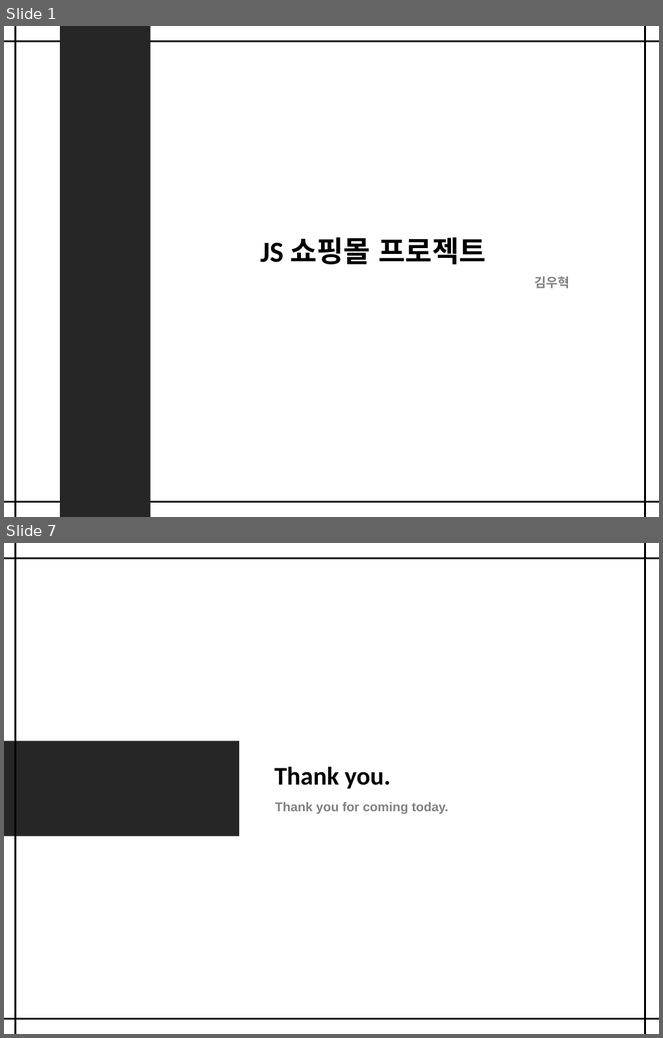
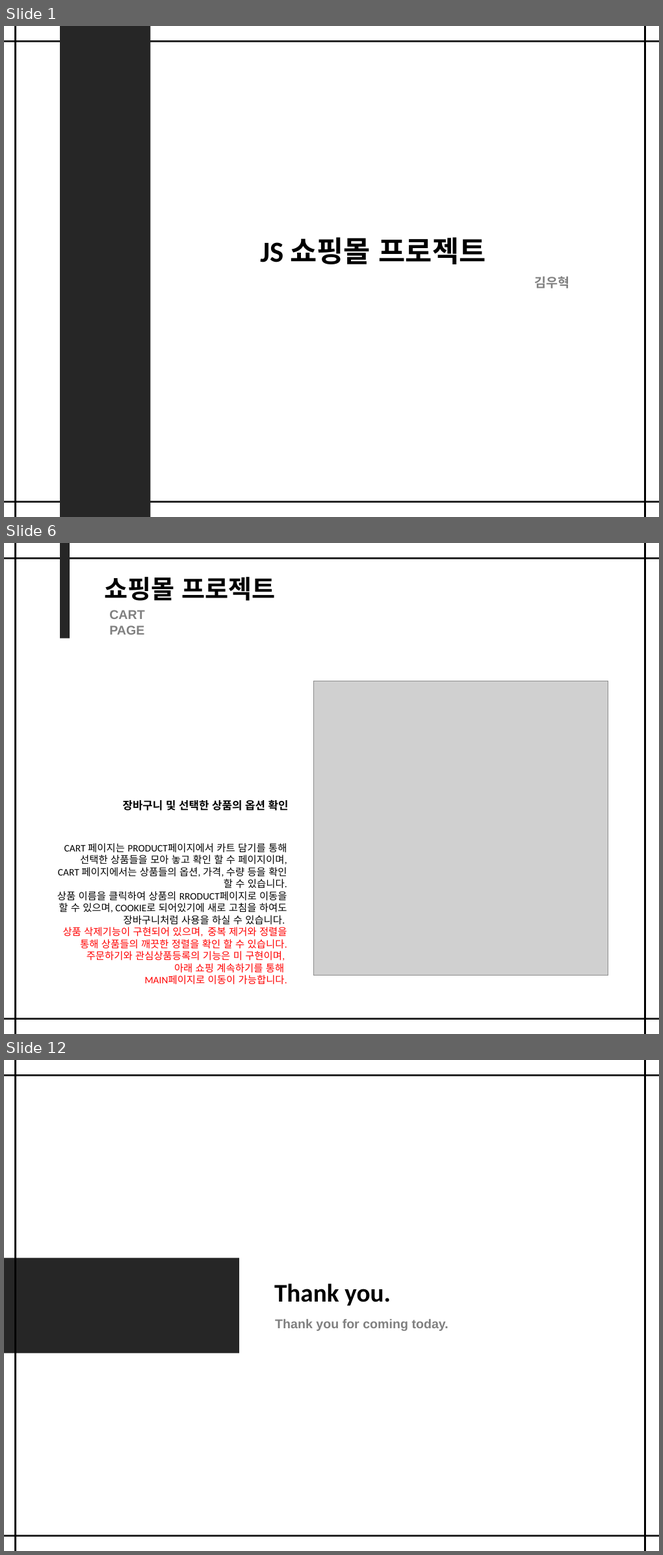
Before and after one commit to woo1038/shop, a slide deck: shop_ppt.pptx. Shown one above the other, each under a label of ours: slides 1 and 7 before the commit, slides 1, 6 and 12 after it; the slides between them are not shown. The pictures are 663x1038 and 663x1555 pixels, drawn with LibreOffice and Linux fonts; fonts in the diff are those of the drawing; grey boxes stand for pictures. Boxes give left, top, right and bottom in pixels: in the first picture for what was removed or moved away, otherwise in the second. Text is boxed around its words. In the diff, an @@ line names an element or a change of style, - is before the commit and + after.

```diff
--- a/shop_ppt.pptx
+++ b/shop_ppt.pptx
@@ slide 6 added at (4,543,659,1034), background #FFFFFF @@
@@ line added from (4, 559) to (659, 559), #262626 2.25 pt @@
@@ line added from (15, 543) to (15, 1034), #000000 2.25 pt @@
@@ rectangle added at (60,543,70,638), fill #262626 @@
@@ line added from (645, 543) to (645, 1034), #000000 2.25 pt @@
@@ text added at (105,577,276,601), 28 pt, text #000000, bold @@
+쇼핑몰 프로젝트
@@ text added at (109,610,144,635), 14 pt, text #808080, bold @@
+CART PAGE
@@ rectangle added at (314,681,608,975), outline #808080 1 pt @@
@@ picture added at (314,681,608,975) @@
@@ text added at (123,800,289,811), 12 pt, text #000000, bold @@
+장바구니 및 선택한 상품의 옵션 확인
@@ text added at (57,843,287,985), 11 pt, text #000000 @@
+CART 페이지는 PRODUCT페이지에서 카트 담기를 통해
+선택한 상품들을 모아 놓고 확인 할 수 페이지이며,
+CART 페이지에서는 상품들의 옵션, 가격, 수량 등을 확인 할 수 있습니다.
+상품 이름을 클릭하여 상품의 RRODUCT페이지로 이동을 할 수 있으며, COOKIE로 되어있기에 새로 고침을 하여도 장바구니처럼 사용을 하실 수 있습니다.
+상품 삭제기능이 구현되어 있으며, 중복 제거와 정렬을 통해 상품들의 깨끗한 정렬을 확인 할 수 있습니다.
+주문하기와 관심상품등록의 기능은 미 구현이며,
+아래 쇼핑 계속하기를 통해
+MAIN페이지로 이동이 가능합니다.
@@ line added from (4, 1019) to (659, 1019), #262626 2.25 pt @@
@@ what was slide 7 is now slide 12 @@
```
Also in this commit, not shown: 2 slides changed, 7 other slides added, 3 slides removed.
